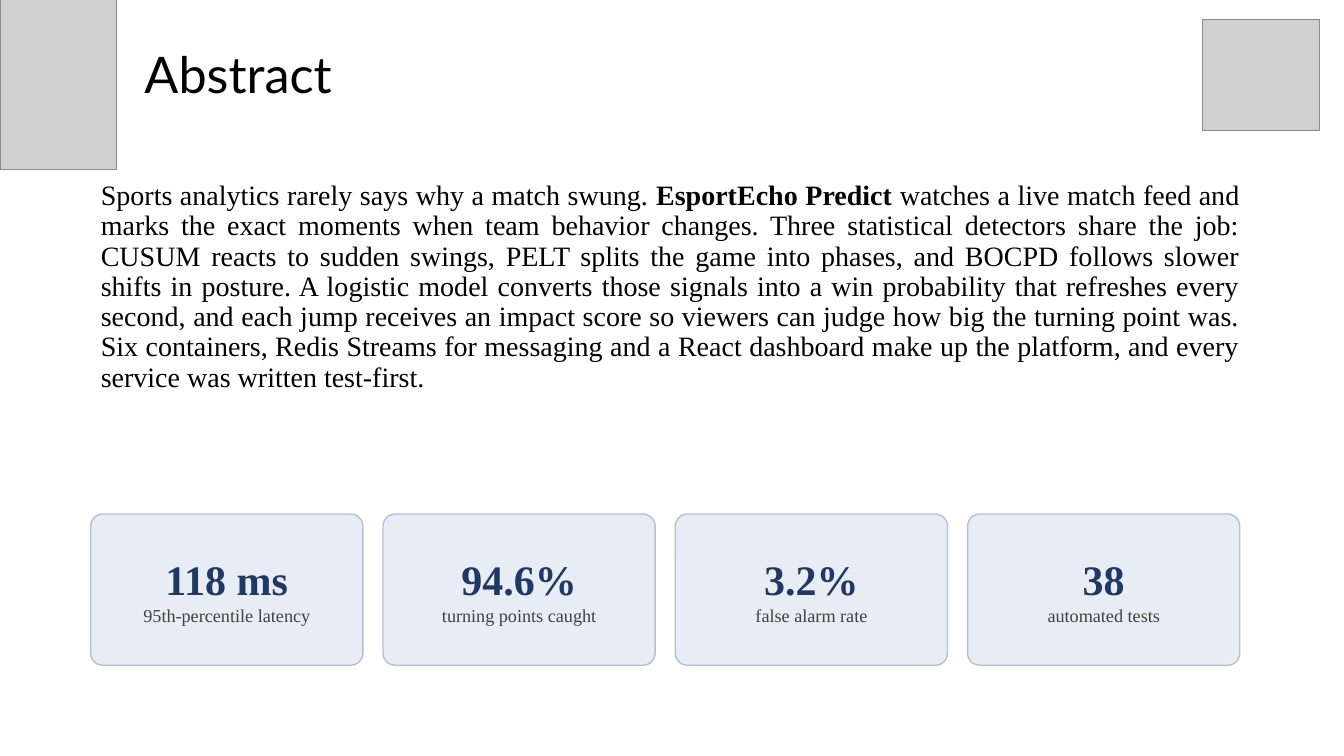
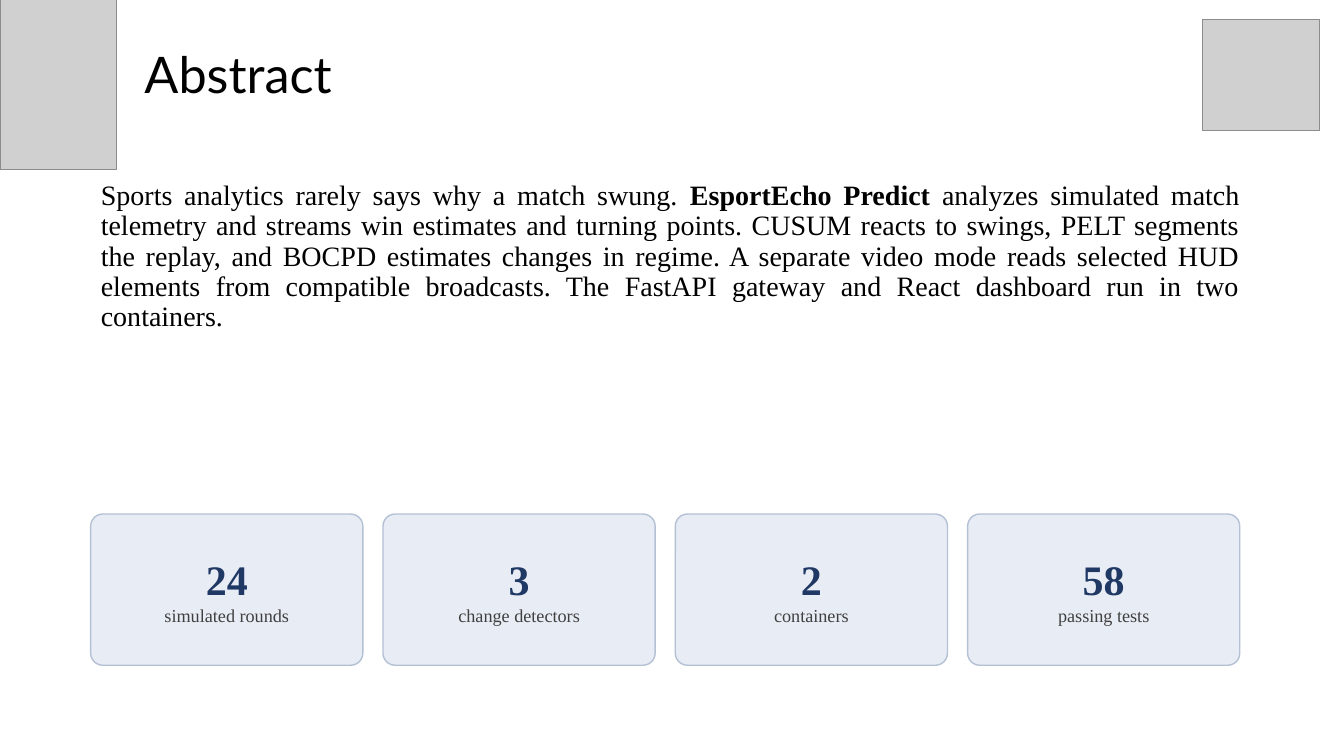
Before and after one commit to MITHUNtech11/CSA1021-SOFTWARE-ENGINEERING-, a slide deck: slide 3 of Capstone/EsportEcho_Capstone (1).pptx. Drawn at 1344x756 pixels with LibreOffice and Linux fonts; fonts in the diff are those of the drawing; grey boxes stand for pictures. Boxes give left, top, right and bottom in pixels: in the first picture for what was removed or moved away, otherwise in the second. Text is boxed around its words. In the diff, an @@ line names an element or a change of style, - is before the commit and + after.

Commit message:
feat: initialize EsportEcho capstone project with analytics, gateway, and client services

```diff
--- a/Capstone/EsportEcho_Capstone (1).pptx
+++ b/Capstone/EsportEcho_Capstone (1).pptx
@@ text at (101, 185, 1239, 327): text changed @@
-Sports analytics rarely says why a match swung. EsportEcho Predict watches a live match feed and marks the exact moments when team behavior changes. Three statistical detectors share the job: CUSUM reacts to sudden swings, PELT splits the game into phases, and BOCPD follows slower shifts in posture. A logistic model converts those signals into a win probability that refreshes every second, and each jump receives an impact score so viewers can judge how big the turning point was. Six containers, Redis Streams for messaging and a React dashboard make up the platform, and every service was written test-first.
+Sports analytics rarely says why a match swung. EsportEcho Predict analyzes simulated match telemetry and streams win estimates and turning points. CUSUM reacts to swings, PELT segments the replay, and BOCPD estimates changes in regime. A separate video mode reads selected HUD elements from compatible broadcasts. The FastAPI gateway and React dashboard run in two containers.
@@ text in rounded rectangle at (164, 567, 289, 622): text changed @@
-118 ms
-95th-percentile latency
+24
+simulated rounds
@@ text in rounded rectangle at (458, 567, 580, 626): text changed @@
-94.6%
-turning points caught
+3
+change detectors
@@ text in rounded rectangle at (774, 567, 849, 622): text changed @@
-3.2%
-false alarm rate
+2
+containers
@@ text in rounded rectangle at (1058, 567, 1149, 626): text changed @@
-38
-automated tests
+58
+passing tests
```
Also in this commit, not shown: 9 other slides changed, 29 other files.
